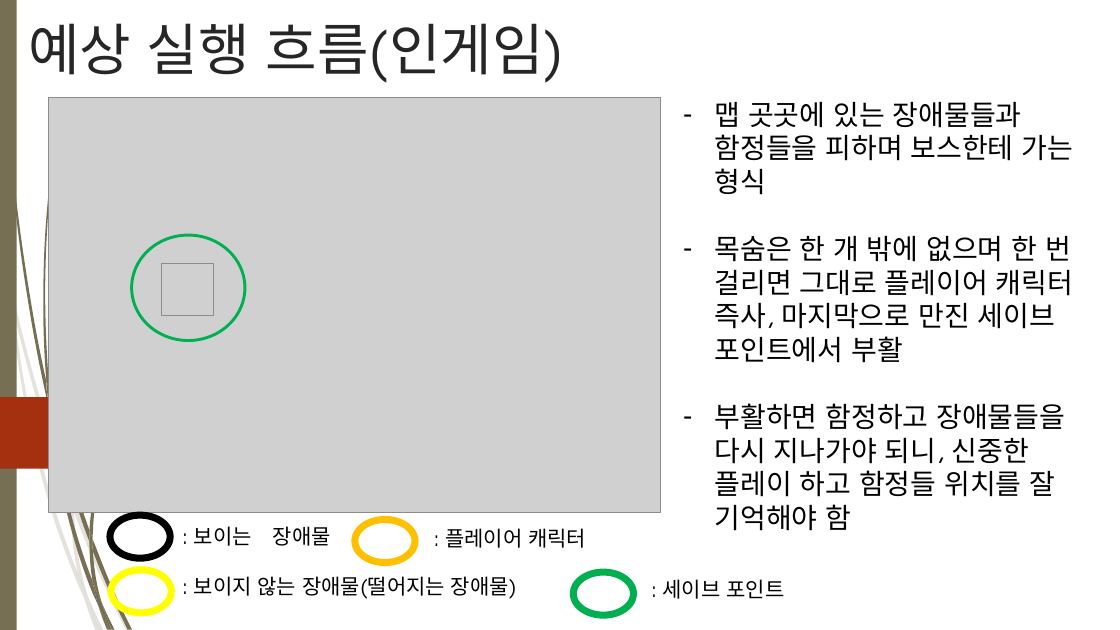
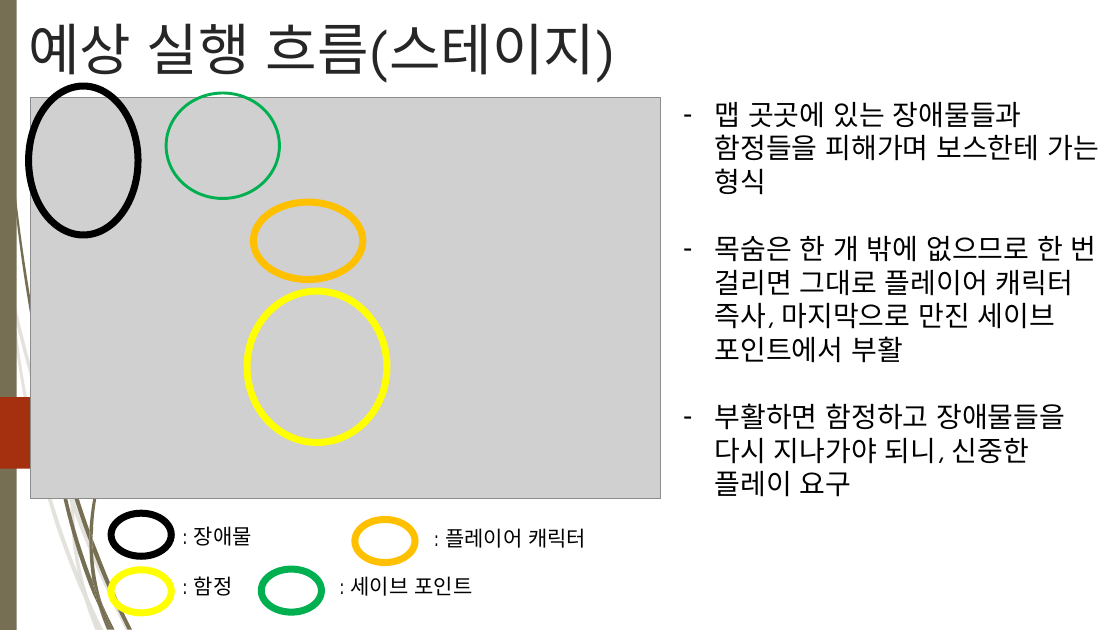
Before and after one commit to Theredhawksings/2DGAMEMAKE, a slide deck: slide 3 of 2DGP 1차 발표.pptx. Drawn at 1120x630 pixels with LibreOffice and Linux fonts; fonts in the diff are those of the drawing; grey boxes stand for pictures; background and template pictures are left out. Boxes give left, top, right and bottom in pixels: in the first picture for what was removed or moved away, otherwise in the second. Text is boxed around its words. In the diff, an @@ line names an element or a change of style, - is before the commit and + after.

```diff
--- a/2DGP 1차 발표.pptx
+++ b/2DGP 1차 발표.pptx
@@ title at [28, 23, 616, 84]: text changed @@
-예상 실행 흐름(인게임)
+예상 실행 흐름(스테이지)
@@ ellipse added at [29, 86, 138, 234], outline #000000 6 pt @@
@@ picture: place and size @@
-picture at [49, 97, 661, 513]
+picture at [31, 97, 661, 499]
@@ freeform shape removed at [43, 118, 59, 397] @@
@@ ellipse: place and size @@
-ellipse at [132, 235, 245, 341]
+ellipse at [166, 93, 280, 199]
@@ text at [715, 101, 1099, 497]: text changed @@
-– 맵 곳곳에 있는 장애물들과 함정들을 피하며 보스한테 가는 형식
-– 목숨은 한 개 밖에 없으며 한 번 걸리면 그대로 플레이어 캐릭터 즉사, 마지막으로 만진 세이브 포인트에서 부활
-– 부활하면 함정하고 장애물들을 다시 지나가야 되니, 신중한 플레이 하고 함정들 위치를 잘 기억해야 함
+– 맵 곳곳에 있는 장애물들과 함정들을 피해가며 보스한테 가는 형식
+– 목숨은 한 개 밖에 없으므로 한 번 걸리면 그대로 플레이어 캐릭터 즉사, 마지막으로 만진 세이브 포인트에서 부활
+– 부활하면 함정하고 장애물들을 다시 지나가야 되니, 신중한 플레이 요구
@@ freeform shape added at [71, 129, 262, 501], fill #766F54 at 20% opacity @@
@@ ellipse added at [254, 202, 363, 280], outline #FFC000 6 pt @@
@@ picture removed at [162, 264, 213, 315] @@
@@ ellipse added at [247, 292, 387, 443], outline #FFFF00 6 pt @@
@@ freeform shape removed at [46, 377, 54, 424] @@
@@ text at [194, 526, 252, 546]: text changed @@
-: 보이는 장애물
+: 장애물
@@ text at [194, 576, 233, 596]: text changed @@
-: 보이지 않는 장애물(떨어지는 장애물)
+: 함정
@@ ellipse: place and size @@
-ellipse at [574, 572, 634, 615]
+ellipse at [261, 570, 322, 613]
@@ text ": 세이브 포인트": place and size @@
-text ": 세이브 포인트" at [663, 579, 785, 599]
+text ": 세이브 포인트" at [351, 576, 472, 596]
```
Also in this commit, not shown: 3 other slides changed.
